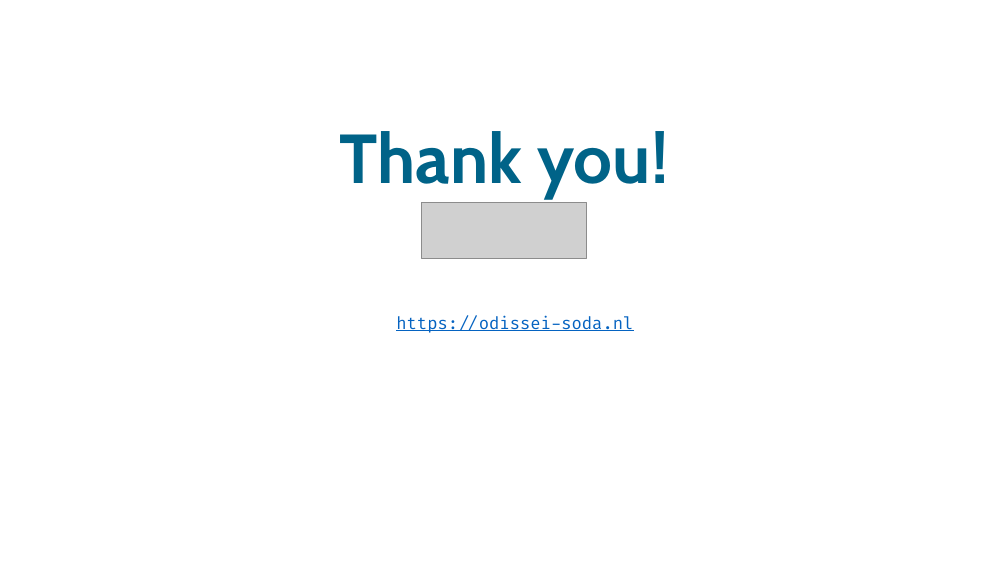
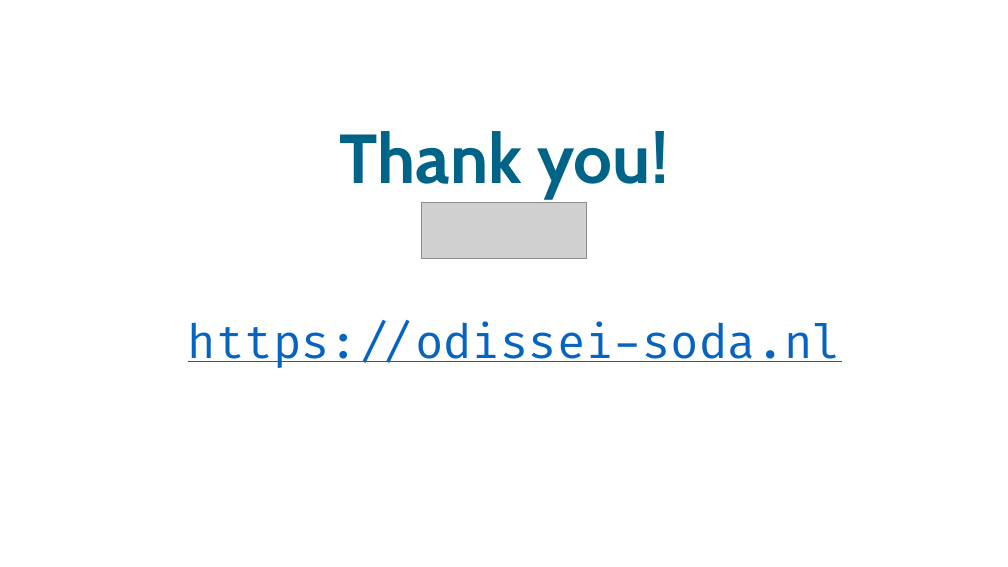
Before and after one commit to sodascience/workshop_efficient_microdata, a slide deck: slide 39 of efficient_microdata.pptx (slide 37 before the commit). Drawn at 1008x567 pixels with LibreOffice and Linux fonts; fonts in the diff are those of the drawing; grey boxes stand for pictures. Boxes give left, top, right and bottom in pixels: in the first picture for what was removed or moved away, otherwise in the second. Text is boxed around its words. In the diff, an @@ line names an element or a change of style, - is before the commit and + after.

```diff
--- a/efficient_microdata.pptx
+++ b/efficient_microdata.pptx
@@ text "https://odissei-soda.nl" at box(188, 321, 841, 368): size 16 to 44 pt @@
```
Also in this commit, not shown: 4 other slides changed, 1 slide added.
